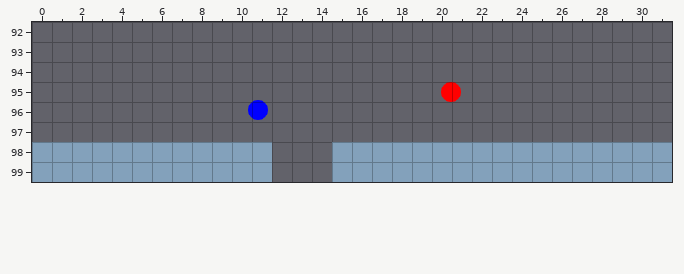
Tiled map: core/assets/maps/geometry.tmx. Above is the file before it was changed.
Cells are 32x32 px. Shown: x 0..31, y 92..99.
After:
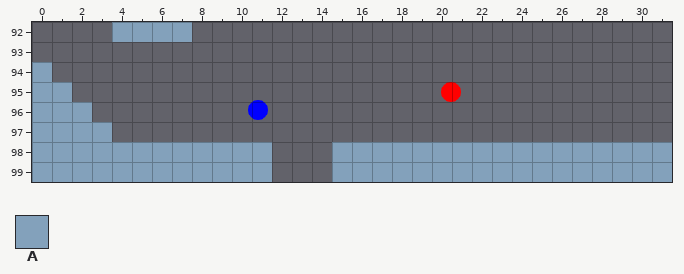
Key: from "level": A 0 "block".
_ is an empty cell, . an unchanged one.
The exact change:
--- layer "Tile Layer 1"
@@ x 4..7 @@
- 92 ____
+ 92 AAAA
@@ x 0..3 @@
- 94 _...
- 95 __..
- 96 ___.
- 97 ____
+ 94 A...
+ 95 AA..
+ 96 AAA.
+ 97 AAAA
Changed places in both pictures, as pixel boxes (x1, y1, x2, y2):
added: (112, 22, 192, 42)
added: (32, 62, 112, 142)
